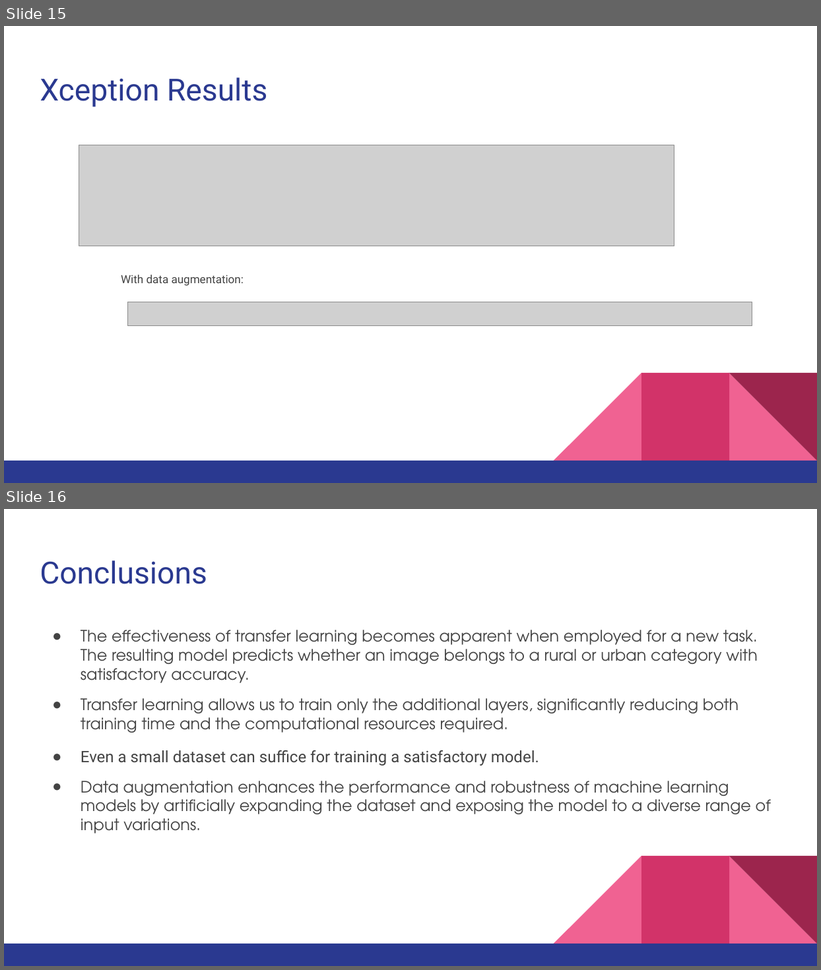
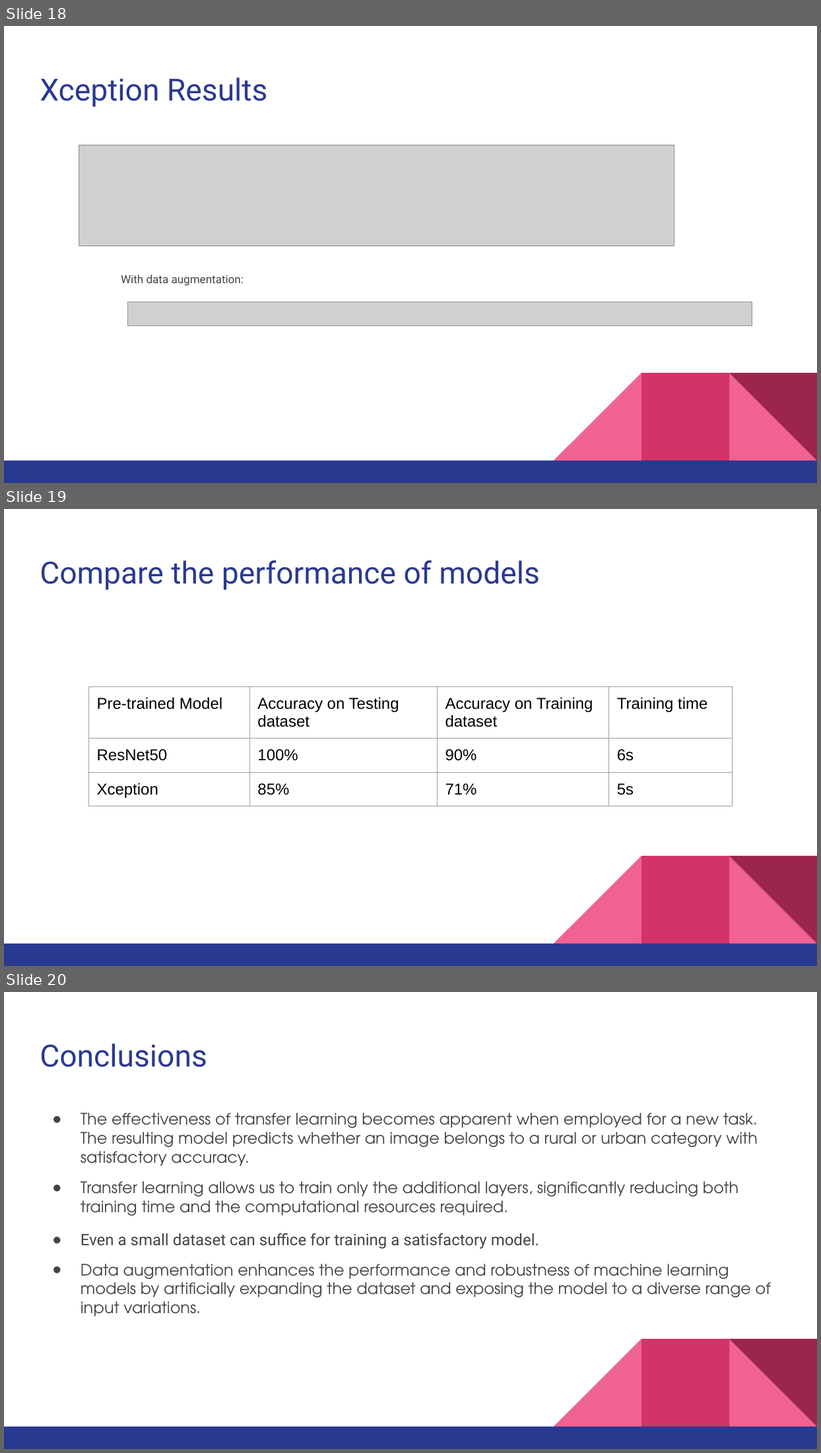
Before and after one commit to r95222023/IBM-Machine-Learning-Professional-Certificate, a slide deck: Deep Learning and Reinforcement Learning/Deep Learning Project_ Urban Area Detection System.pptx. Shown one above the other, each under a label of ours: slides 15 and 16 before the commit, slides 18, 19 and 20 after it. The pictures are 821x970 and 821x1453 pixels, drawn with LibreOffice and Linux fonts; fonts in the diff are those of the drawing; grey boxes stand for pictures. Boxes give left, top, right and bottom in pixels: in the first picture for what was removed or moved away, otherwise in the second. Text is boxed around its words. In the diff, an @@ line names an element or a change of style, - is before the commit and + after.

```diff
--- a/Deep Learning and Reinforcement Learning/Deep Learning Project_ Urban Area Detection System.pptx
+++ b/Deep Learning and Reinforcement Learning/Deep Learning Project_ Urban Area Detection System.pptx
@@ slide 19 added at <box>4,509,817,966</box>, background #FFFFFF; not listed: 5 template elements that a slide beside it also shows @@
@@ title added at <box>40,560,539,590</box>, 27 pt, text #2A3990 @@
+Compare the performance of models
@@ table added at <box>88,687,733,954</box>, 3 rows, 4 columns @@
+Pre-trained Model | Accuracy on Testing dataset | Accuracy on Training dataset | Training time
+ResNet50 | 100% | 90% | 6s
+Xception | 85% | 71% | 5s
@@ what was slide 15 is now slide 18 @@
@@ what was slide 16 is now slide 20 @@
```
Also in this commit, not shown: 2 slides changed, 3 other slides added, 1 other file.
